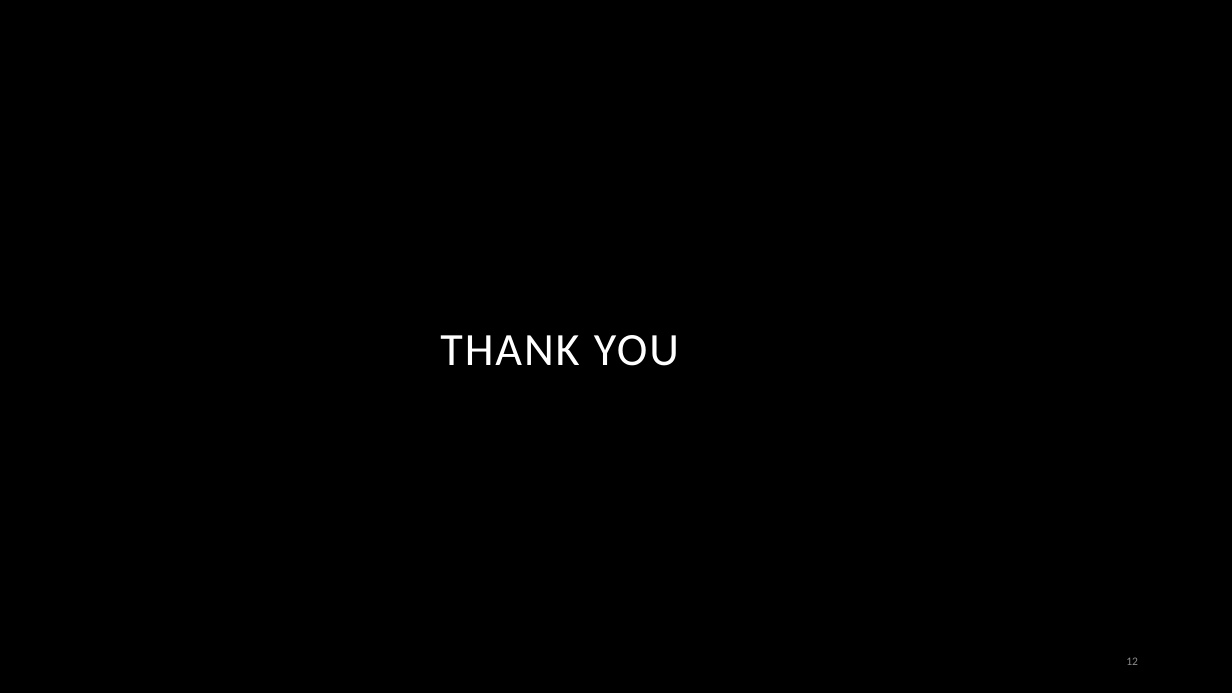
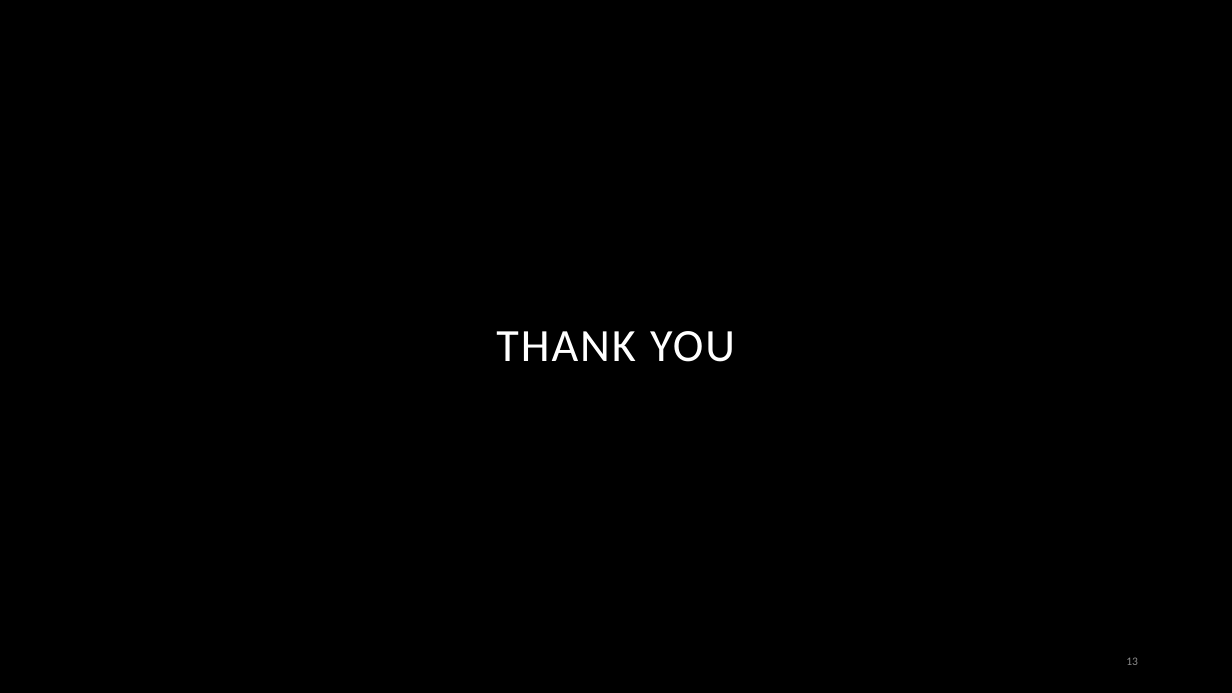
Before and after one commit to PaulKnopf/NLP-Clustering-News-Outlets, a slide deck: slide 13 of doc/presentation_25_05_2023.pptx (slide 12 before the commit). Drawn at 1232x693 pixels with LibreOffice and Linux fonts; fonts in the diff are those of the drawing; background and template pictures are left out. Boxes give left, top, right and bottom in pixels: in the first picture for what was removed or moved away, otherwise in the second. Text is boxed around its words. In the diff, an @@ line names an element or a change of style, - is before the commit and + after.

```diff
--- a/doc/presentation_25_05_2023.pptx
+++ b/doc/presentation_25_05_2023.pptx
@@ title "THANK YOU": place and size @@
-title "THANK YOU" at <box>440,335,679,366</box>
+title "THANK YOU" at <box>496,331,735,362</box>
@@ title "THANK YOU" at <box>496,331,735,362</box>: alignment left to centre; vertical alignment bottom to middle @@
```
Also in this commit, not shown: 1 slide added, 1 other file.
